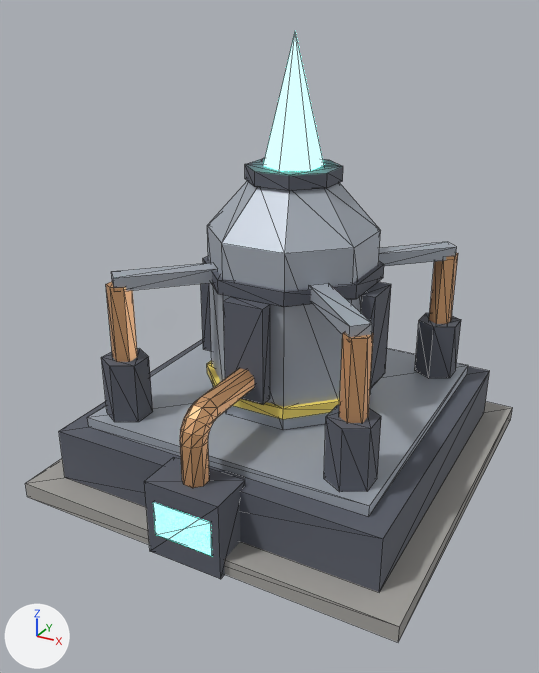
The glTF model arte/modelos/maquinas/extrator_cristal/extrator_cristal_sem_textura.glb: old version first, new version second.
Before and after are seen from a 50 mm lens placed at (2.36, -4.64, 3.33), pointed at (-0.04, -0.27, 1.15). The axes (+X, +Y, +Z) are drawn at lower left. The lights are the same throughout. The older version comes first. Mesh edges are drawn as thin lines. Where no turn or scale is listed for an object, it has been applied to the vertices. Vertices at exactly the same position are counted once.

The first picture shows 'extrator_cristal_corpo', 'extrator_cristal_cristal', 'extrator_cristal_hastes'.
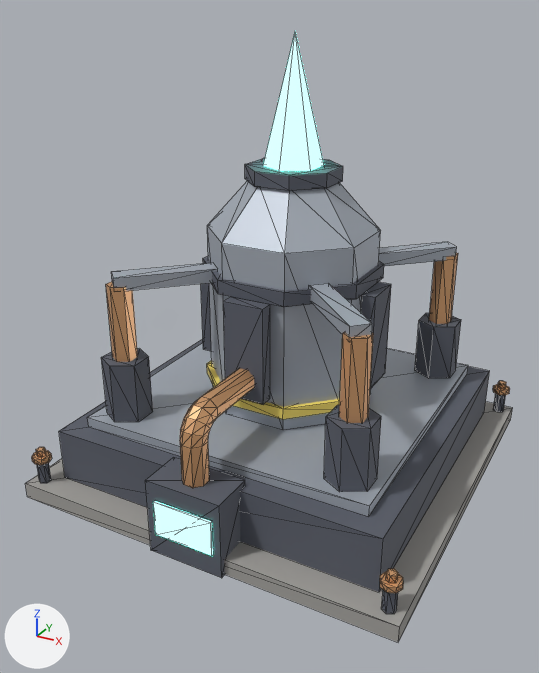
What the commit changed:
me_extrator_cristal_corpo is used by ob_extrator_cristal_corpo; location (0.0, 0.0, 0.0).
Verts and faces of me_extrator_cristal_corpo; kept vertices keep their numbers, new ones are numbered from 248.
Before the commit, vertices of me_extrator_cristal_corpo: 64 (0.28, -1.5, 0.0) at pixel (220, 579), 65 (-0.28, -1.5, 0.0) at pixel (149, 551), 132 (-0.28, -1.5, 0.56) at pixel (144, 481), 133 (0.28, -1.5, 0.56) at pixel (218, 506).
me_extrator_cristal_corpo had 248 vertices, 430 faces and spanned x -1.45..1.45, y -1.5..1.45, z 0.0..2.34.
me_extrator_cristal_corpo now has 408 vertices, 702 faces and spans x -1.45..1.45, y -1.5..1.45, z 0.0..2.34.
me_extrator_cristal_corpo part 1: a new loose piece, a 6-sided cylinder along z spanning x -1.389..-1.311, y -1.395..-1.305, z 0.12..0.3, in mat_p_escuro (dark grey #595d69).
me_extrator_cristal_corpo part 2: a new loose piece, a 6-sided cylinder along z spanning x 1.311..1.389, y -1.395..-1.305, z 0.12..0.3, in mat_p_escuro (dark grey #595d69).
me_extrator_cristal_corpo part 3: a new loose piece, a 6-sided cylinder along z spanning x 1.311..1.389, y 1.305..1.395, z 0.12..0.3, in mat_p_escuro (dark grey #595d69).
me_extrator_cristal_corpo part 4: a new loose piece, an 8-sided cylinder along z spanning x -1.42..-1.28, y -1.42..-1.28, z 0.3..0.34, in mat_p_cobre (beige #e5ad7c).
me_extrator_cristal_corpo part 5: a new loose piece, a 6-sided cylinder along z spanning x -1.38..-1.32, y -1.385..-1.315, z 0.34..0.39, in mat_p_cobre (beige #e5ad7c).
me_extrator_cristal_corpo part 6: a new loose piece, an 8-sided cylinder along z spanning x 1.28..1.42, y -1.42..-1.28, z 0.3..0.34, in mat_p_cobre (beige #e5ad7c).
me_extrator_cristal_corpo part 7: a new loose piece, a 6-sided cylinder along z spanning x 1.32..1.38, y -1.385..-1.315, z 0.34..0.39, in mat_p_cobre (beige #e5ad7c).
me_extrator_cristal_corpo part 8: a new loose piece, an 8-sided cylinder along z spanning x 1.28..1.42, y 1.28..1.42, z 0.3..0.34, in mat_p_cobre (beige #e5ad7c).
me_extrator_cristal_corpo part 9: a new loose piece, a 6-sided cylinder along z spanning x 1.32..1.38, y 1.315..1.385, z 0.34..0.39, in mat_p_cobre (beige #e5ad7c).
Part 10, on me_extrator_cristal_corpo:
Vertices 64, 65, 132, 133 move by (0.0, 0.01, 0.0).
Other edits to the shape of me_extrator_cristal_corpo do not show in these pictures.

Where the change shows, as pixel boxes (x1, y1, x2, y2) in the pictures (539 x 673 px; the box of a moved part takes in the faces that stretch with it):
part 1 of me_extrator_cristal_corpo, added: after (37, 463, 51, 483)
part 2 of me_extrator_cristal_corpo, added: after (382, 590, 398, 614)
part 3 of me_extrator_cristal_corpo, added: after (493, 394, 506, 412)
part 4 of me_extrator_cristal_corpo, added: after (32, 450, 52, 465)
part 5 of me_extrator_cristal_corpo, added: after (36, 447, 46, 457)
part 6 of me_extrator_cristal_corpo, added: after (380, 571, 403, 593)
part 7 of me_extrator_cristal_corpo, added: after (386, 569, 398, 583)
part 8 of me_extrator_cristal_corpo, added: after (493, 384, 510, 395)
part 9 of me_extrator_cristal_corpo, added: after (498, 381, 506, 389)
part 10 of me_extrator_cristal_corpo, moved or reshaped: before (144, 457, 245, 579); after (145, 457, 245, 578)
